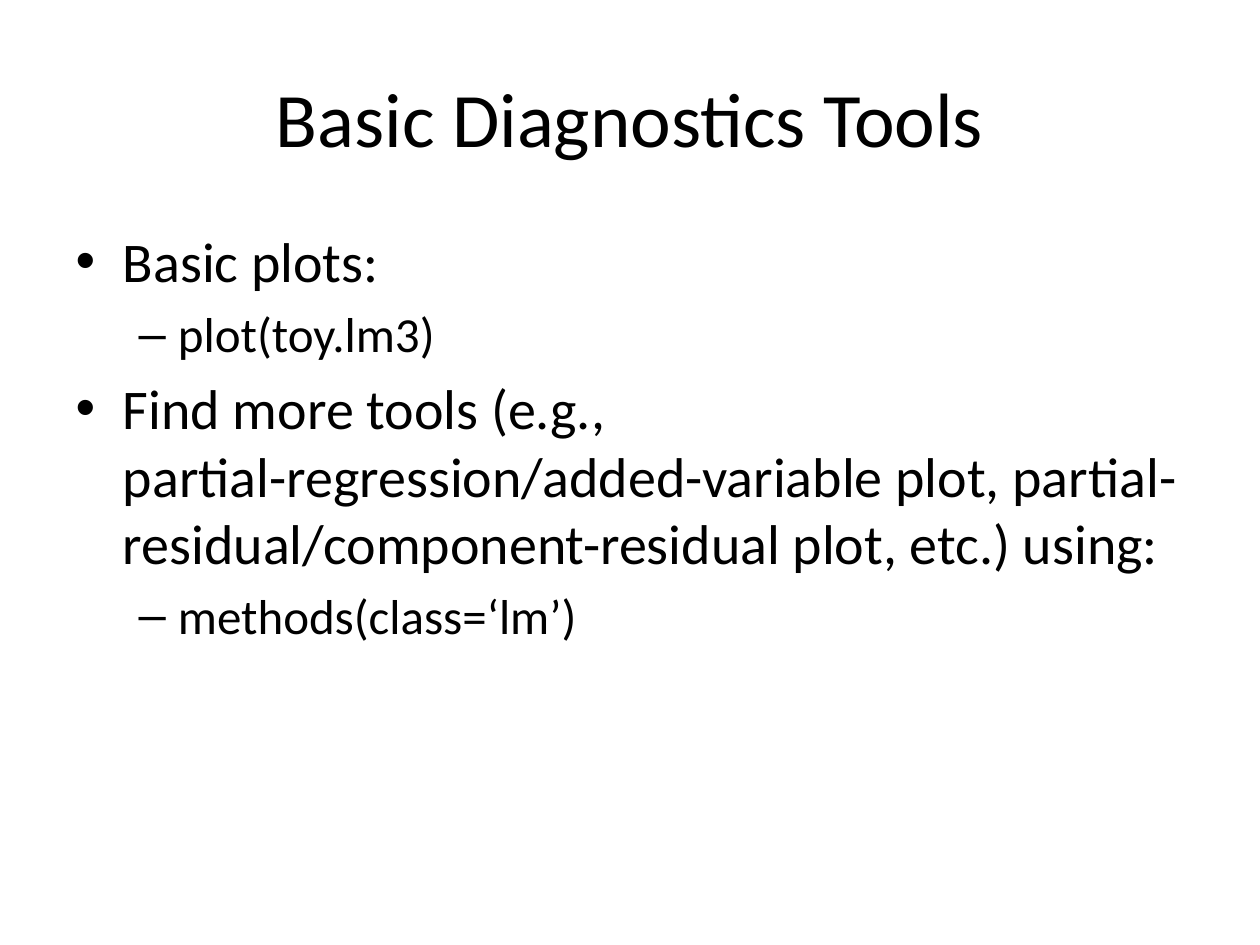
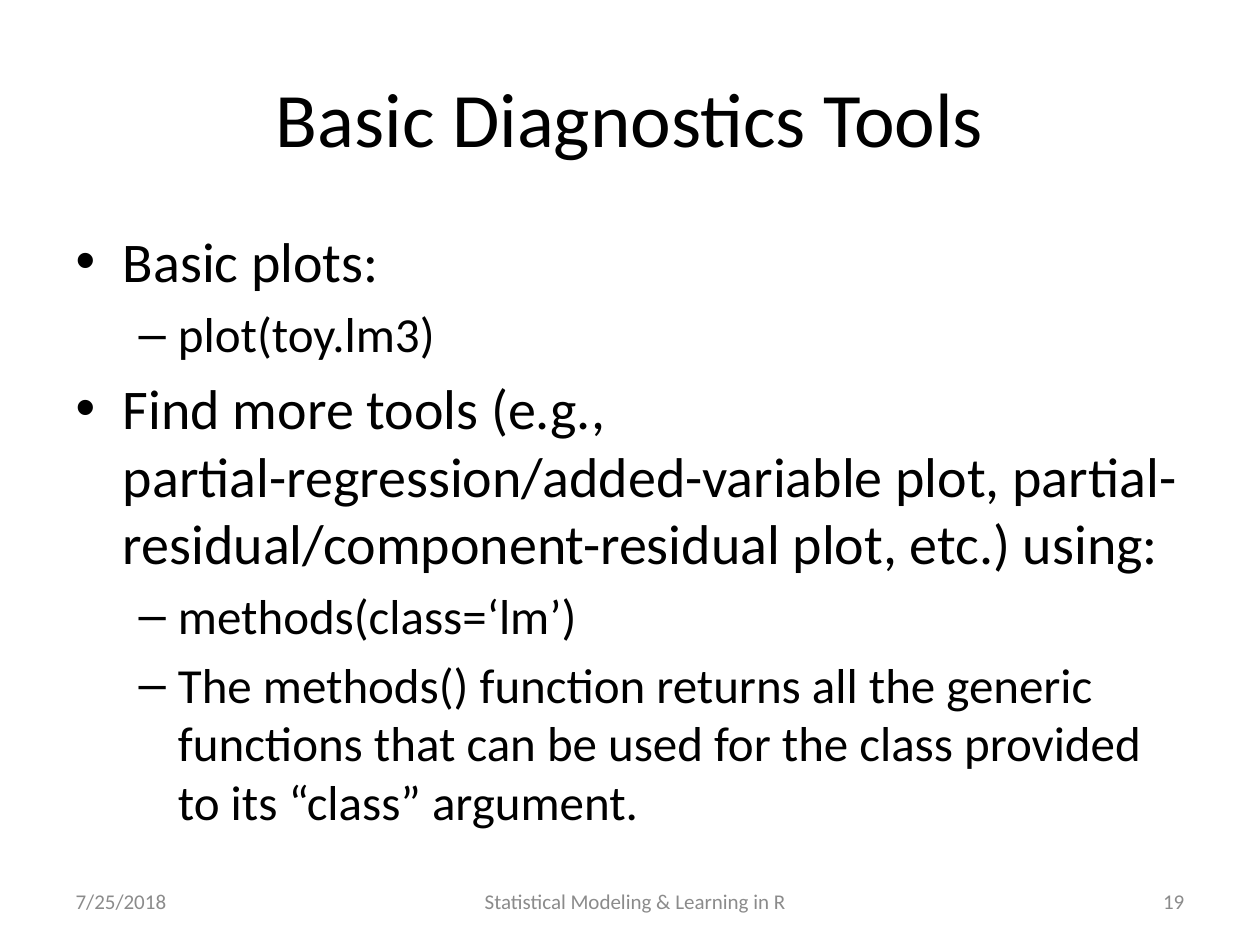
Before and after one commit to katherinesimeon/Statistical-Modeling-and-Learning-in-R, a slide deck: slide 19 of main.pptx (slide 16 before the commit). Drawn at 1260x945 pixels with LibreOffice and Linux fonts; fonts in the diff are those of the drawing. Boxes give left, top, right and bottom in pixels: in the first picture for what was removed or moved away, otherwise in the second. Text is boxed around its words. In the diff, an @@ line names an element or a change of style, - is before the commit and + after.

```diff
--- a/main.pptx
+++ b/main.pptx
@@ text at [178, 667, 1141, 829]: paragraph added @@
+  – The methods() function returns all the generic functions that can be used for the class provided to its “class” argument.
@@ text added at [76, 894, 167, 910], 12 pt, text #8C8C8C @@
+7/25/2018
@@ text added at [485, 894, 785, 913], 12 pt, text #8C8C8C @@
+Statistical Modeling & Learning in R
@@ page number added at [1163, 895, 1184, 909], 12 pt, text #8C8C8C @@
+19
```
Also in this commit, not shown: 66 other slides changed, 12 slides added, 1 other file.
